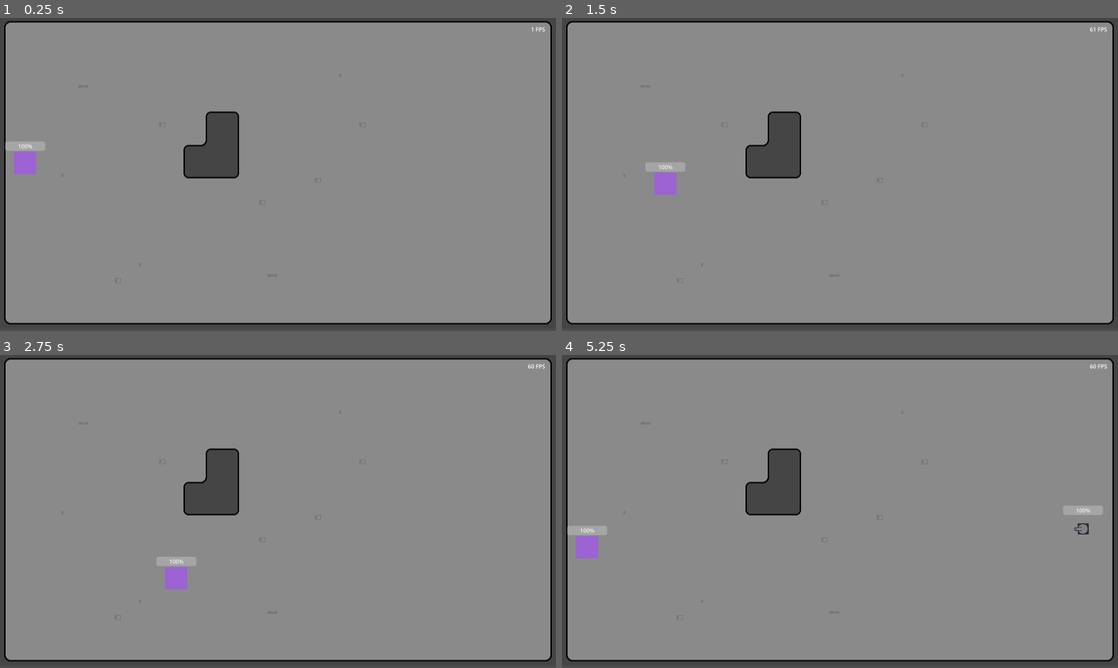
Above: before the commit, frames 1-4 (two rows, left to right).
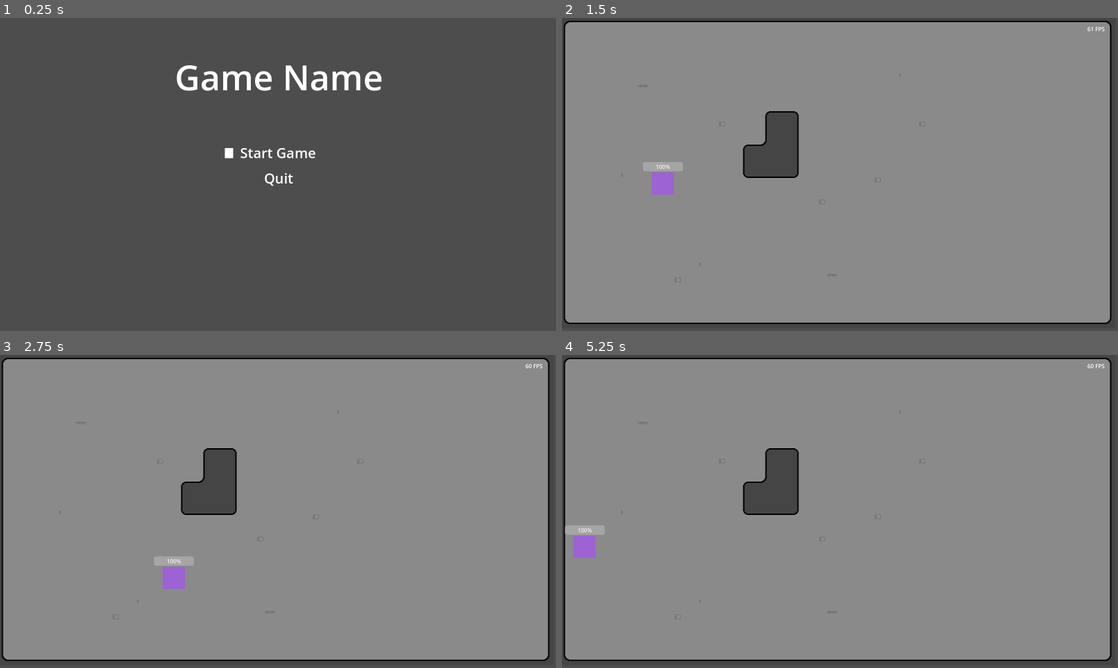
Above: after the commit, the same moments.

Repository: MikeBeasterfeld/bezerk-godot
Game: Godot game, scene res://scene/game_master.tscn
Two runs of this game, one before a commit and one after it. Both use one fixed random seed, a clock stepped at 60 frames per second and the inputs below. Before the commit the project starts from res://scene/gameboard.tscn.
Inputs:
- Up to frame 1 (0.25 s): no input
- Up to frame 2 (1.5 s): tap Enter (ui_accept) at 0.5, 1.35 s; hold D (ui_right) 0.53-1.28 s; hold Enter (ui_accept) 0.53-1.28 s; hold S (ui_down) from 1.28 s (still down)
- Up to frame 3 (2.75 s): tap Enter (ui_accept) at 1.52, 1.82 s; release S (ui_down) at 2.03 s; hold D (ui_right) from 2.03 s (still down); hold Enter (ui_accept) from 2.03 s (still down)
- Up to frame 4 (5.25 s): release D (ui_right) at 2.78 s; release Enter (ui_accept) at 2.78 s; hold W (ui_up) 2.78-3.53 s; tap Enter (ui_accept) at 2.85, 3.02, 3.32, 4.35, 4.52, 4.82 s; hold Enter (ui_accept) 3.53-4.28 s; hold A (ui_left) 3.53-5.03 s; hold S (ui_down) from 5.03 s (still down); hold Enter (ui_accept) from 5.03 s (still down)

The runs differ from the first frame. In frame 1, 94% of the frame differs, in the area x 0-100%, y 0-98%; in frame 2, 2.7%; in frame 3, 2.7%; in frame 4, 3.0%.

Commit message:
Add title screen

Diff:
--- a/project.godot
+++ b/project.godot
@@ -11,10 +11,14 @@
 [application]
 
 config/name="Bezerk"
-run/main_scene="res://scene/gameboard.tscn"
+run/main_scene="res://scene/game_master.tscn"
 config/features=PackedStringArray("4.2", "Forward Plus")
 run/max_fps=300
 config/icon="res://icon.svg"
+
+[autoload]
+
+GameMaster="*res://script/game_master.gd"
 
 [display]
 
@@ -25,6 +29,14 @@
 
 [input]
 
+ui_accept={
+"deadzone": 0.5,
+"events": [Object(InputEventKey,"resource_local_to_scene":false,"resource_name":"","device":0,"window_id":0,"alt_pressed":false,"shift_pressed":false,"ctrl_pressed":false,"meta_pressed":false,"pressed":false,"keycode":4194309,"physical_keycode":0,"key_label":0,"unicode":0,"echo":false,"script":null)
+, Object(InputEventKey,"resource_local_to_scene":false,"resource_name":"","device":0,"window_id":0,"alt_pressed":false,"shift_pressed":false,"ctrl_pressed":false,"meta_pressed":false,"pressed":false,"keycode":4194310,"physical_keycode":0,"key_label":0,"unicode":0,"echo":false,"script":null)
+, Object(InputEventKey,"resource_local_to_scene":false,"resource_name":"","device":0,"window_id":0,"alt_pressed":false,"shift_pressed":false,"ctrl_pressed":false,"meta_pressed":false,"pressed":false,"keycode":32,"physical_keycode":0,"key_label":0,"unicode":32,"echo":false,"script":null)
+, Object(InputEventJoypadButton,"resource_local_to_scene":false,"resource_name":"","device":-1,"button_index":0,"pressure":0.0,"pressed":true,"script":null)
+]
+}
 ui_left={
 "deadzone": 0.5,
 "events": [Object(InputEventKey,"resource_local_to_scene":false,"resource_name":"","device":-1,"window_id":0,"alt_pressed":false,"shift_pressed":false,"ctrl_pressed":false,"meta_pressed":false,"pressed":false,"keycode":65,"physical_keycode":0,"key_label":0,"unicode":97,"echo":false,"script":null)
--- /dev/null
+++ b/scene/game_master.tscn
@@ -0,0 +1,6 @@
+[gd_scene load_steps=2 format=3 uid="uid://bpn53hwjsujtm"]
+
+[ext_resource type="Script" path="res://script/game_master.gd" id="1_rhqji"]
+
+[node name="GameMaster" type="Node2D"]
+script = ExtResource("1_rhqji")
--- a/scene/gameboard.tscn
+++ b/scene/gameboard.tscn
@@ -79,4 +79,7 @@
 text = "FPS"
 horizontal_alignment = 2
 
+[node name="Camera2D" type="Camera2D" parent="."]
+position = Vector2(807, 451)
+
 [connection signal="timeout" from="Timer" to="." method="_on_timer_timeout"]
--- /dev/null
+++ b/scene/title_screen.tscn
@@ -0,0 +1,43 @@
+[gd_scene load_steps=2 format=3 uid="uid://t0682dnu557g"]
+
+[ext_resource type="Script" path="res://script/Title Screen.gd" id="1_fsht8"]
+
+[node name="Title Screen" type="Node2D"]
+script = ExtResource("1_fsht8")
+
+[node name="GameName" type="Label" parent="."]
+offset_left = -796.0
+offset_top = -349.0
+offset_right = 801.0
+offset_bottom = -212.0
+theme_override_font_sizes/font_size = 100
+text = "Game Name"
+horizontal_alignment = 1
+
+[node name="Start" type="Label" parent="."]
+offset_left = -796.0
+offset_top = -90.0
+offset_right = 796.0
+offset_bottom = -67.0
+theme_override_font_sizes/font_size = 40
+text = "Start Game"
+horizontal_alignment = 1
+
+[node name="Quit" type="Label" parent="."]
+offset_left = -794.0
+offset_top = -17.0
+offset_right = 798.0
+offset_bottom = 38.0
+theme_override_font_sizes/font_size = 40
+text = "Quit"
+horizontal_alignment = 1
+
+[node name="Selector" type="Node2D" parent="."]
+
+[node name="ColorRect" type="ColorRect" parent="Selector"]
+offset_left = -153.0
+offset_top = -76.0
+offset_right = -129.0
+offset_bottom = -47.0
+
+[node name="Camera2D" type="Camera2D" parent="."]
--- /dev/null
+++ b/script/Title Screen.gd
@@ -0,0 +1,41 @@
+extends Node2D
+
+@onready var selector: Node2D = $Selector
+
+var selector_start_y: int = 0
+var selector_move_distance: int = 73
+var released : bool = true
+var option_size : int = 2
+var option_selected : int = 1
+
+func _ready():
+	selector_start_y = selector.position.y
+
+func _process(delta: float) -> void:
+	var move_direction = Input.get_vector("ui_left", "ui_right", "ui_up", "ui_down").normalized()
+
+	if (released and move_direction.y != 0):
+		released = false
+		print(move_direction)
+		if move_direction.y > 0:
+			if (option_selected == option_size):
+				option_selected = 1
+			else:
+				option_selected += 1
+		if move_direction.y < 0:
+			if (option_selected == 1):
+				option_selected = option_size
+			else:
+				option_selected -= 1
+
+		selector.position.y = selector_start_y + ((option_selected - 1) * selector_move_distance)
+
+	if (move_direction.x == 0):
+		released = true
+
+func _input(event):
+	if event.is_action_pressed("ui_accept"):
+		if option_selected == 1:
+			GameMaster.SwitchScene("Level 1")
+		if option_selected == 2:
+			GameMaster.QuitGame()
--- /dev/null
+++ b/script/game_master.gd
@@ -0,0 +1,16 @@
+extends Node2D
+
+@export var Scenes : Dictionary = {
+	"Main Menu": "title_screen.tscn",
+	"Level 1": "gameboard.tscn"
+}
+
+# Called when the node enters the scene tree for the first time.
+func _ready() -> void:
+	SwitchScene("Main Menu")
+
+func SwitchScene(newScene: String) -> void:
+	get_tree().change_scene_to_file("res://scene/" + Scenes[newScene])
+
+func QuitGame() -> void:
+	get_tree().quit()
